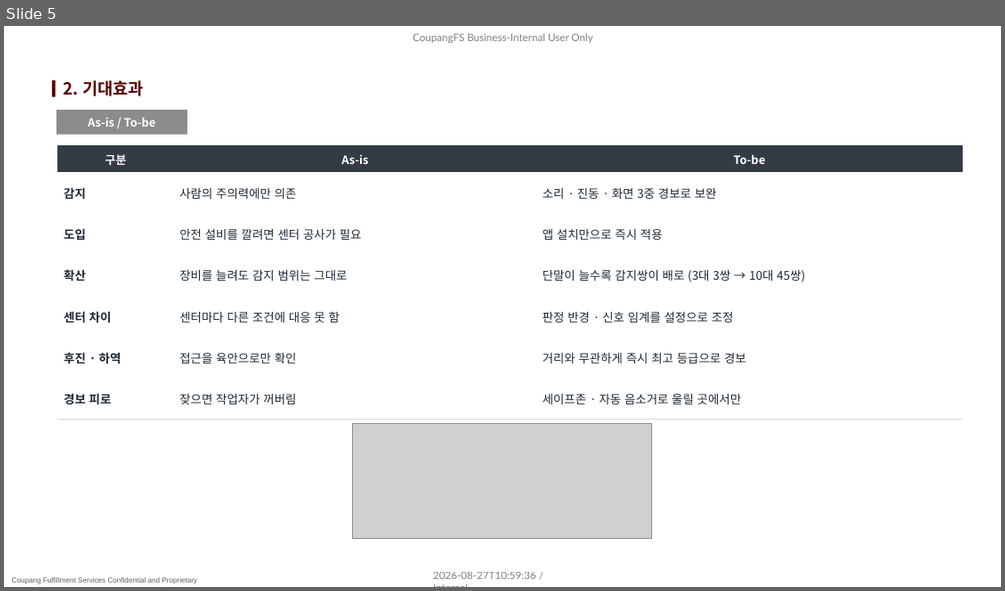
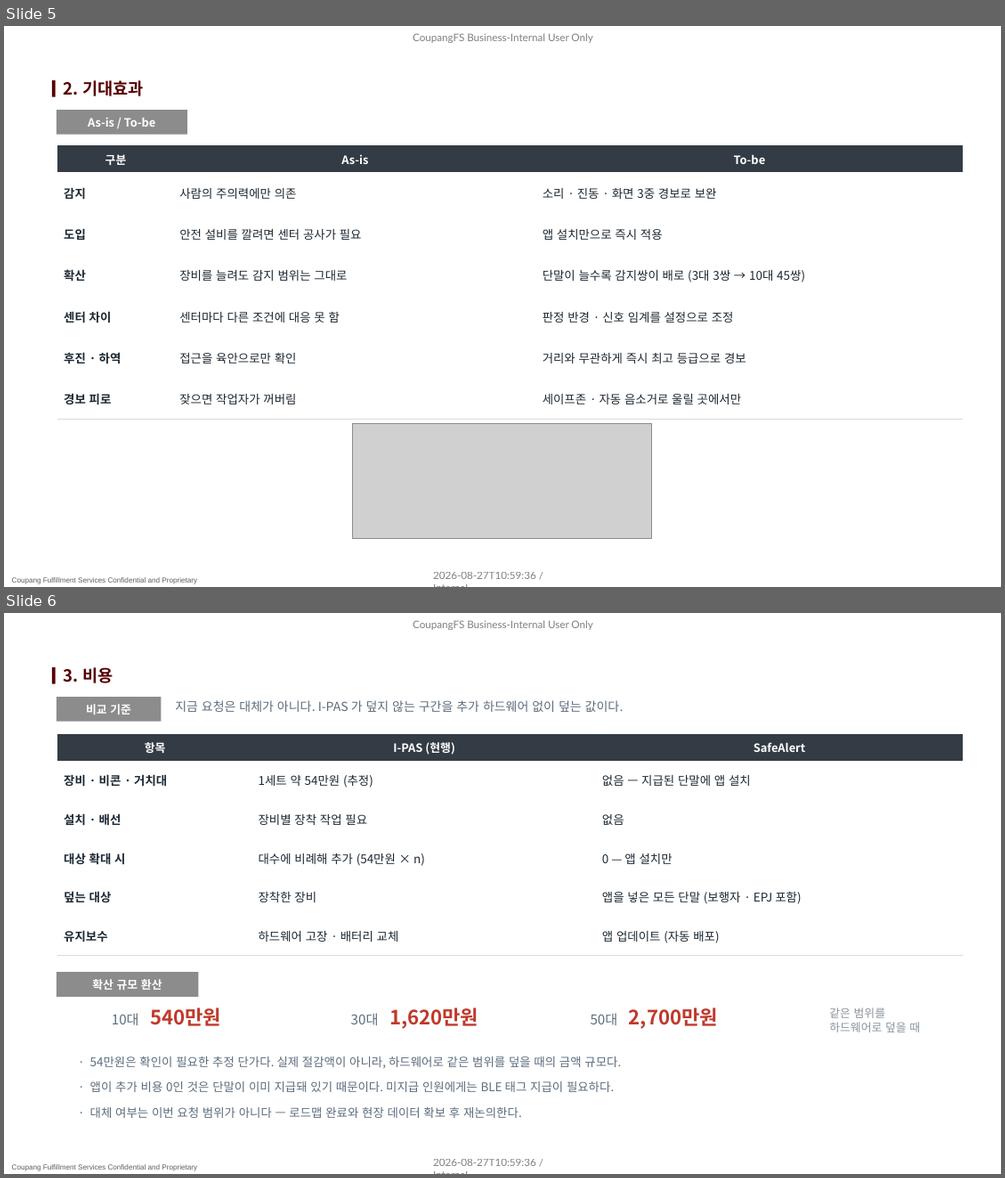
Before and after one commit to pslymzero-cyber/SafeAlert, a slide deck: docs/presentation/company_form/SafeAlert_보고_2026.08.pptx. Shown one above the other, each under a label of ours: slide 5 before the commit, slides 5 and 6 after it. The pictures are 1005x591 and 1005x1178 pixels, drawn with LibreOffice and Linux fonts; fonts in the diff are those of the drawing; grey boxes stand for pictures; background and template pictures are left out. Boxes give left, top, right and bottom in pixels: in the first picture for what was removed or moved away, otherwise in the second. Text is boxed around its words. In the diff, an @@ line names an element or a change of style, - is before the commit and + after.

```diff
--- a/docs/presentation/company_form/SafeAlert_보고_2026.08.pptx
+++ b/docs/presentation/company_form/SafeAlert_보고_2026.08.pptx
@@ slide 6 added at [4, 613, 1001, 1174], background picture (left out); not listed: 5 template elements that a slide beside it also shows @@
@@ title added at [64, 667, 113, 683], 16 pt, text #560000, bold @@
+3. 비용
@@ rectangle added at [57, 697, 161, 722], fill #8C8C8C, 11 pt, text #FFFFFF, bold @@
+비교 기준
@@ text added at [175, 700, 623, 712], 12 pt, text #5D6D7E @@
+지금 요청은 대체가 아니다. I-PAS 가 덮지 않는 구간을 추가 하드웨어 없이 덮는 값이다.
@@ table added at [57, 734, 963, 956], 6 rows, 3 columns @@
+항목 | I-PAS (현행) | SafeAlert
+장비 · 비콘 · 거치대 | 1세트 약 54만원 (추정) | 없음 — 지급된 단말에 앱 설치
+설치 · 배선 | 장비별 장착 작업 필요 | 없음
+대상 확대 시 | 대수에 비례해 추가 (54만원 × n) | 0 — 앱 설치만
+덮는 대상 | 장착한 장비 | 앱을 넣은 모든 단말 (보행자 · EPJ 포함)
+유지보수 | 하드웨어 고장 · 배터리 교체 | 앱 업데이트 (자동 배포)
@@ rectangle added at [57, 972, 198, 997], fill #8C8C8C, 11 pt, text #FFFFFF, bold @@
+확산 규모 환산
@@ text added at [112, 1007, 221, 1026], 19 pt, text #C0392B, bold @@
+10대 540만원
@@ text added at [351, 1007, 478, 1029], 19 pt, text #C0392B, bold @@
+30대 1,620만원
@@ text added at [591, 1007, 718, 1029], 19 pt, text #C0392B, bold @@
+50대 2,700만원
@@ text added at [829, 1007, 920, 1032], 11 pt, text #8A949E @@
+같은 범위를
+하드웨어로 덮을 때
@@ text added at [90, 1056, 621, 1069], 11.5 pt, text #5D6D7E @@
+· 54만원은 확인이 필요한 추정 단가다. 실제 절감액이 아니라, 하드웨어로 같은 범위를 덮을 때의 금액 규모다.
@@ text added at [90, 1081, 614, 1092], 11.5 pt, text #5D6D7E @@
+· 앱이 추가 비용 0인 것은 단말이 이미 지급돼 있기 때문이다. 미지급 인원에게는 BLE 태그 지급이 필요하다.
@@ text added at [90, 1107, 522, 1118], 11.5 pt, text #5D6D7E @@
+· 대체 여부는 이번 요청 범위가 아니다 — 로드맵 완료와 현장 데이터 확보 후 재논의한다.
@@ page number added at [931, 1151, 966, 1172], 10 pt, text #FFFFFF @@
+6
```
Also in this commit, not shown: 8 slides changed, 2 other files.
